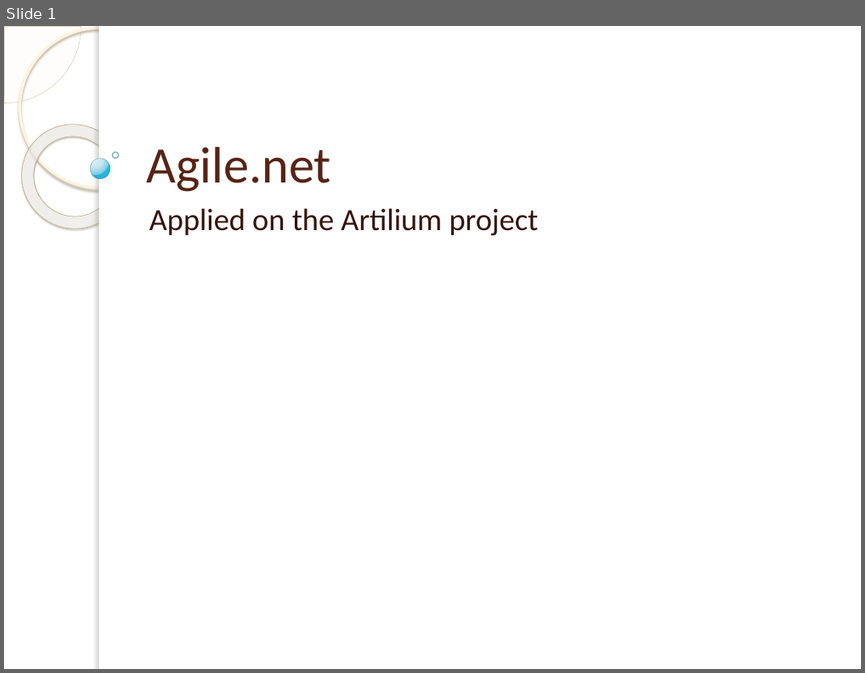
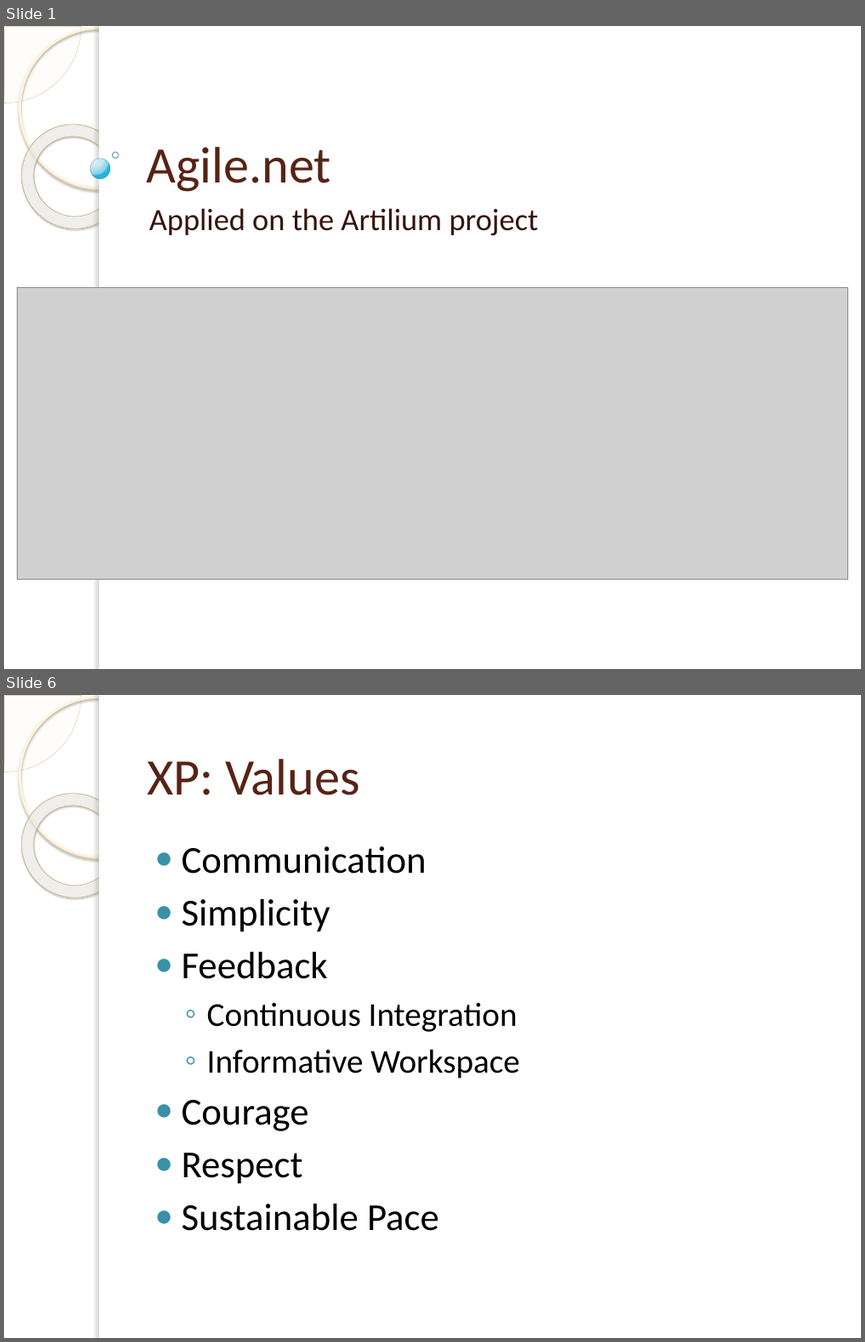
Before and after one commit to michelgrootjans/foresee, a slide deck: Agile.net/Agile.net.pptx. Shown one above the other, each under a label of ours: slide 1 before the commit, slides 1 and 6 after it; the slides between them are not shown. The pictures are 865x673 and 865x1342 pixels, drawn with LibreOffice and Linux fonts; fonts in the diff are those of the drawing; grey boxes stand for pictures; background and template pictures are left out. Boxes give left, top, right and bottom in pixels: in the first picture for what was removed or moved away, otherwise in the second. Text is boxed around its words. In the diff, an @@ line names an element or a change of style, - is before the commit and + after.

```diff
--- a/Agile.net/Agile.net.pptx
+++ b/Agile.net/Agile.net.pptx
@@ slide 6 added at (x1=4, y1=695, x2=861, y2=1338), background picture (left out); not listed: 5 template elements that a slide beside it also shows @@
@@ title added at (x1=147, y1=759, x2=360, y2=795), 43 pt, text #572314 @@
+XP: Values
@@ text added at (x1=182, y1=846, x2=520, y2=1231), 32 pt, text #000000 @@
+● Communication
+● Simplicity
+● Feedback
+  ◦ Continuous Integration
+  ◦ Informative Workspace
+● Courage
+● Respect
+● Sustainable Pace
@@ slide 1 changed as well @@
@@ picture added at (x1=18, y1=287, x2=848, y2=579) @@
```
Also in this commit, not shown: 5 other slides changed, 11 other slides added, 4 slides removed, 10 other files.
